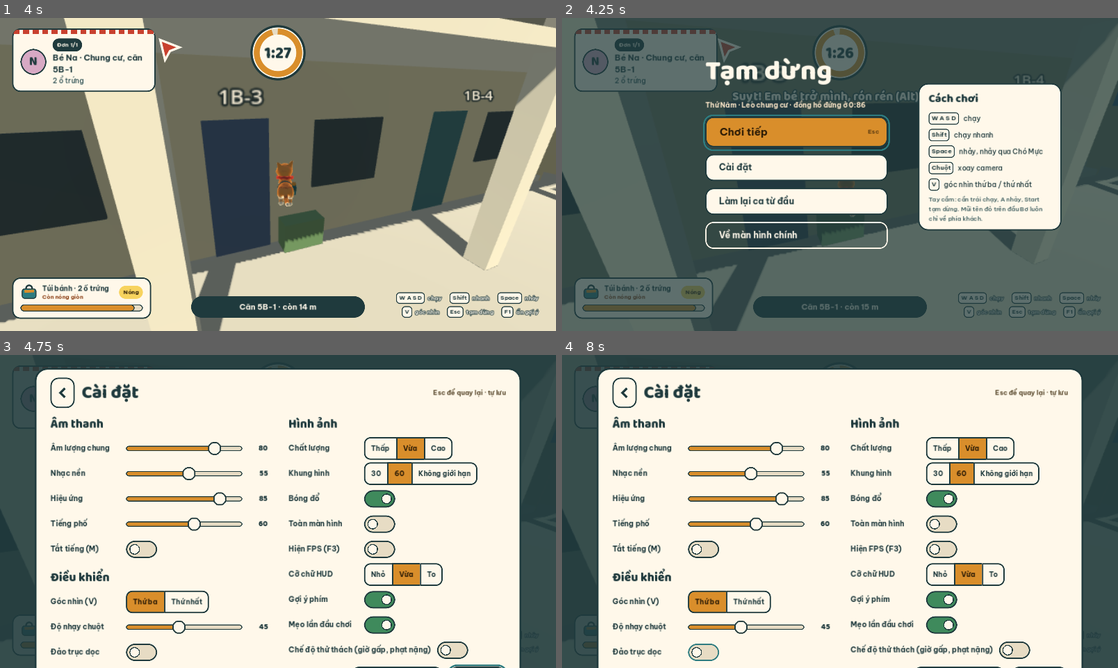
Above: before the commit, frames 1-4 (two rows, left to right).
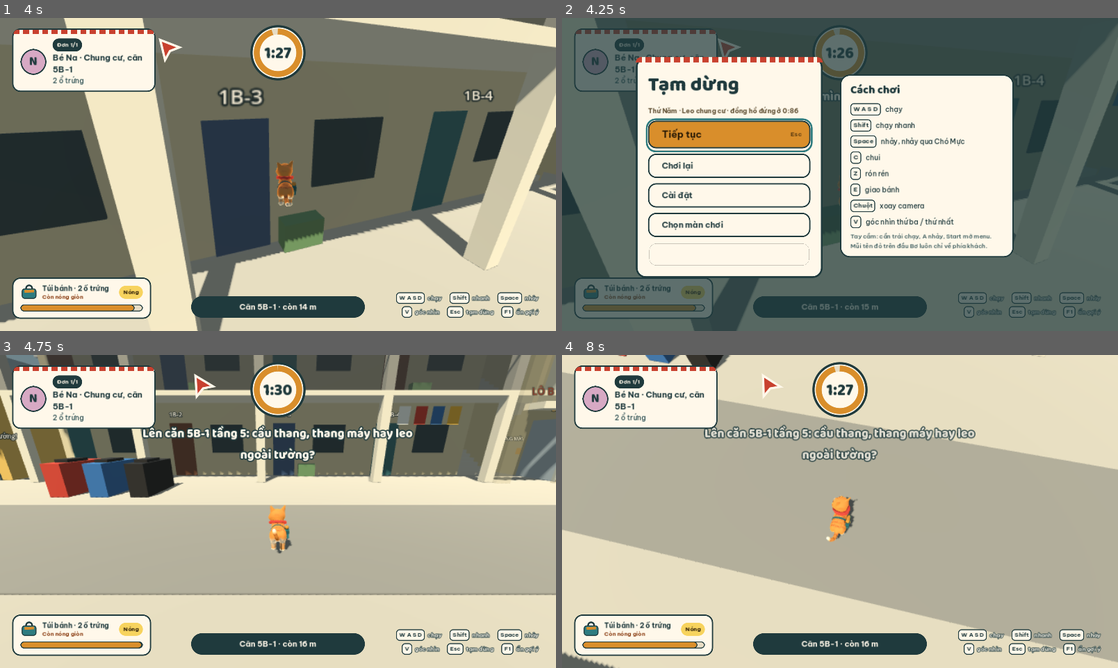
Above: after the commit, the same moments.

Repository: sangdaden/meo-giao-banh-mi
Game: Godot game, scene res://scenes/chung_cu.tscn
Two runs of this game, one before a commit and one after it. Both use one fixed random seed, a clock stepped at 60 frames per second and the inputs below. This scene is started directly instead of the project's main scene.
Inputs (mouse positions are in pixels of both pictures, inside the frame that each line leads up to):
- Up to frame 1 (4 s): tap Enter (ui_accept) at 0.5 s; move the mouse to (305, 174) at 0.52 s; hold W (move_forward) from 0.53 s (still down); tap E (deliver) at 0.6, 1.55, 2.1, 3.05, 3.8 s; click (305, 174) at 0.67 s; tap Space (jump) at 0.77, 1.52, 3.02, 3.77 s; move the mouse to (250, 174) at 1.27 s; tap Ctrl (crouch) at 1.35 s; click (250, 174) at 1.42 s; move the mouse to (289, 168) at 2.02 s; click (289, 168) at 2.17 s; move the mouse to (272, 180) at 2.77 s; tap Alt (sneak) at 2.85 s; click (272, 180) at 2.92 s; move the mouse to (316, 177) at 3.52 s; hold Shift (sprint) from 3.53 s (still down); click (316, 177) at 3.67 s
- Up to frame 2 (4.25 s): keep holding W (move_forward); keep holding Shift (sprint); tap Escape (pause) at 4.15 s
- Up to frame 3 (4.75 s): release W (move_forward) at 4.25 s; release Shift (sprint) at 4.25 s; click (166, 502) at 4.25 s, where only the run after the commit has a clickable "Chơi lại"
- Up to frame 4 (8 s): click (701, 549) at 5.02 s; click (701, 549) at 5.77 s; click (701, 652) at 6.52 s; click (701, 652) at 7.27 s

Frame 1 is identical in both runs. In frame 2, 34% of the frame differs, in the area x 13-90%, y 12-84%; in frame 3, 91%; in frame 4, 93%, in the area x 0-100%, y 0-100%.

Commit message:
Esc mở menu chung ở phố, bếp và leo chung cư
Thẻ giấy: Tiếp tục, Chơi lại, Cài đặt, Chọn màn chơi, Về trang chủ, kèm thẻ Cách chơi của từng màn.
Bếp bỏ thẻ Tạm dừng trơn, dùng chung menu và có Cài đặt. Đóng menu trả lại chế độ chuột trước đó.

Co-Authored-By: Claude Opus 5.5 (1M context) <noreply@anthropic.com>
Claude-Session: https://claude.ai/code/session_01XnGoVpmpcdk5u3SMY4s1yw

Diff:
--- a/scripts/hud.gd
+++ b/scripts/hud.gd
@@ -278,6 +278,7 @@
 
 
 var _pause_text := ""
+var _mouse_before := Input.MOUSE_MODE_CAPTURED  # chế độ chuột trước khi mở menu, đóng menu thì trả lại
 
 
 ## Dòng tóm tắt hiện dưới chữ "Tạm dừng" (vd. "Đơn 3/5 · Chị Mây · đồng hồ đứng ở 0:09").
@@ -292,12 +293,19 @@
 	var tree := get_tree()
 	tree.paused = not tree.paused
 	pause_screen.visible = tree.paused
-	if tree.paused and pause_info:
-		pause_info.text = info if info != "" else "%s · %s" % [order_chip.text, order_label.text]
+	if tree.paused:
+		_mouse_before = Input.mouse_mode
+		if pause_info:
+			if info == "" and order_chip:
+				info = "%s · %s" % [order_chip.text, order_label.text]
+			pause_info.text = info
+			pause_info.visible = info != ""
 		pause_screen.get_meta("first").grab_focus.call_deferred()
-	elif settings:
-		settings.visible = false
-	Input.mouse_mode = Input.MOUSE_MODE_VISIBLE if tree.paused else Input.MOUSE_MODE_CAPTURED
+		Input.mouse_mode = Input.MOUSE_MODE_VISIBLE
+	else:
+		if settings:
+			settings.visible = false
+		Input.mouse_mode = _mouse_before
 
 
 ## Kiểu cũ: một khối chữ. Màn chơi hiện dùng show_results.
@@ -719,44 +727,74 @@
 	return k
 
 
-func _build_pause() -> Control:
+const HELP_PHO := [["W A S D", "chạy"], ["Shift", "chạy nhanh"], ["Space", "nhảy, nhảy qua Chó Mực"],
+	["C", "chui"], ["Z", "rón rén"], ["E", "giao bánh"], ["Chuột", "xoay camera"], ["V", "góc nhìn thứ ba / thứ nhất"]]
+const HELP_NOTE_PHO := "Tay cầm: cần trái chạy, A nhảy, Start mở menu. Mũi tên đỏ trên đầu Bơ luôn chỉ về phía khách."
+
+
+## Menu Esc dùng chung cho phố, bếp và leo chung cư: thẻ giấy giữa màn hình với Tiếp tục, Chơi lại,
+## Cài đặt, Chọn màn chơi, Về trang chủ; bên phải là thẻ "Cách chơi" của màn đó.
+## Chơi lại phát restart_pressed (màn nào không nối thì tải lại cảnh); Chọn màn chơi phát menu_pressed.
+func _build_pause(help := HELP_PHO, note := HELP_NOTE_PHO) -> Control:
+	if settings == null:
+		settings = SettingsPanel.new()
+		settings.visible = false
+		root.add_child(settings)
+		settings.closed.connect(_on_settings_closed)
 	var scr := Control.new()
 	scr.set_anchors_preset(Control.PRESET_FULL_RECT)
 	var dim := ColorRect.new()
 	dim.color = Color(INK, 0.72)
 	scr.add_child(T.full_rect(dim))
 
+	var card := PanelContainer.new()
+	card.add_theme_stylebox_override("panel", T.box(PAPER, 22, 0, INK, 4, 8))
+	_place(card, 0.5, 0.5, Rect2(-470, -270, 430, 0))
+	scr.add_child(card)
+	var cv := VBoxContainer.new()
+	cv.add_theme_constant_override("separation", 0)
+	card.add_child(cv)
+	cv.add_child(T.stripe(12, 22))
+	var m := MarginContainer.new()
+	for side in ["left", "right"]:
+		m.add_theme_constant_override("margin_" + side, 28)
+	m.add_theme_constant_override("margin_top", 14)
+	m.add_theme_constant_override("margin_bottom", 26)
+	cv.add_child(m)
 	var col := VBoxContainer.new()
-	col.add_theme_constant_override("separation", 16)
-	_place(col, 0.5, 0.5, Rect2(-310, -290, 420, 560))
-	scr.add_child(col)
-	col.add_child(T.label("Tạm dừng", 64, PAPER, "display"))
-	pause_info = T.label("", 16, T.CREAM, "bold")
+	col.add_theme_constant_override("separation", 12)
+	m.add_child(col)
+	col.add_child(T.label("Tạm dừng", 46, INK, "display"))
+	pause_info = T.label("", 15, T.MUTED, "bold")
+	pause_info.autowrap_mode = TextServer.AUTOWRAP_WORD
 	col.add_child(pause_info)
-	var resume := T.button("  Chơi tiếp", "primary", 70, 24)
+	var resume := T.button("  Tiếp tục", "primary", 64, 22)
 	resume.pressed.connect(func(): toggle_pause())
 	col.add_child(resume)
 	_add_key_hint(resume, "Esc", T.ON_CRUST)
-	var st := T.button("  Cài đặt", "secondary", 62, 20)
+	var again := T.button("  Chơi lại", "secondary", 56, 19)
+	again.pressed.connect(_on_menu_restart)
+	col.add_child(again)
+	var st := T.button("  Cài đặt", "secondary", 56, 19)
 	st.pressed.connect(func(): settings.open())
 	col.add_child(st)
-	var again := T.button("  Làm lại ca từ đầu", "secondary", 62, 20)
-	again.pressed.connect(func(): restart_pressed.emit())
-	col.add_child(again)
-	var home := T.button("  Về màn hình chính", "ghost", 62, 20)
-	home.pressed.connect(func(): menu_pressed.emit())
+	var pick := T.button("  Chọn màn chơi", "secondary", 56, 19)
+	pick.pressed.connect(_on_menu_select)
+	col.add_child(pick)
+	var home := T.button("  Về trang chủ", "ghost", 56, 19)
+	home.pressed.connect(func(): PlayMode.go_home(get_tree()))
 	col.add_child(home)
 	scr.set_meta("first", resume)
 
-	var help := PanelContainer.new()
-	help.add_theme_stylebox_override("panel", T.box(PAPER, 22, 24, INK, 3, 6))
-	_place(help, 0.5, 0.5, Rect2(180, -210, 330, 0))
-	scr.add_child(help)
+	var helpc := PanelContainer.new()
+	helpc.add_theme_stylebox_override("panel", T.box(PAPER, 22, 24, INK, 3, 6))
+	_place(helpc, 0.5, 0.5, Rect2(0, -230, 400, 0))
+	scr.add_child(helpc)
 	var hv := VBoxContainer.new()
-	hv.add_theme_constant_override("separation", 10)
-	help.add_child(hv)
+	hv.add_theme_constant_override("separation", 9)
+	helpc.add_child(hv)
 	hv.add_child(T.label("Cách chơi", 26, INK, "display"))
-	for line in [["W A S D", "chạy"], ["Shift", "chạy nhanh"], ["Space", "nhảy, nhảy qua Chó Mực"], ["Chuột", "xoay camera"], ["V", "góc nhìn thứ ba / thứ nhất"]]:
+	for line in help:
 		var h := HBoxContainer.new()
 		h.add_theme_constant_override("separation", 10)
 		h.add_child(_keycap(line[0], 14))
@@ -764,11 +802,28 @@
 		l.size_flags_vertical = Control.SIZE_SHRINK_CENTER
 		h.add_child(l)
 		hv.add_child(h)
-	var note := T.label("Tay cầm: cần trái chạy, A nhảy, Start tạm dừng. Mũi tên đỏ trên đầu Bơ luôn chỉ về phía khách.", 14, Color("#2C4F52"))
-	note.autowrap_mode = TextServer.AUTOWRAP_WORD
-	note.custom_minimum_size.x = 280
-	hv.add_child(note)
+	if note != "":
+		var nl := T.label(note, 14, Color("#2C4F52"))
+		nl.autowrap_mode = TextServer.AUTOWRAP_WORD
+		nl.custom_minimum_size.x = 340
+		hv.add_child(nl)
+	T.wire_clicks(scr)
 	return scr
+
+
+func _on_menu_restart() -> void:
+	if restart_pressed.get_connections().is_empty():
+		get_tree().paused = false
+		get_tree().reload_current_scene()
+	else:
+		restart_pressed.emit()
+
+
+func _on_menu_select() -> void:
+	if menu_pressed.get_connections().is_empty():
+		PlayMode.back_to_menu(get_tree())
+	else:
+		menu_pressed.emit()
 
 
 func _add_key_hint(btn: Button, text: String, color: Color) -> void:
--- a/scripts/kitchen_hud.gd
+++ b/scripts/kitchen_hud.gd
@@ -222,7 +222,8 @@
 	start_text = start_screen.find_child("Body", true, false)
 	root.add_child(start_screen)
 
-	pause_screen = _overlay("Tạm dừng", "Nhấn Esc để làm tiếp.", "Làm tiếp", func(): toggle_pause())
+	pause_screen = _build_pause([["W A S D", "chạy trong bếp"], ["E", "làm việc ở trạm"], ["Space", "nhảy"],
+		["Chuột", "xoay camera, vuốt ở cận cảnh"]], "Thẻ cận cảnh góc phải chỉ phím cần bấm cho từng bước.")
 	pause_screen.visible = false
 	root.add_child(pause_screen)
 
@@ -241,12 +242,6 @@
 		n.visible = on
 	if not on:
 		step_panel.visible = false
-
-
-func toggle_pause() -> void:
-	var tree := get_tree()
-	tree.paused = not tree.paused
-	pause_screen.visible = tree.paused
 
 
 ## Công thức: dòng đầu là tiêu đề; dòng bắt đầu bằng "✓ " / "○ " thành việc có vòng đánh dấu;
--- a/scripts/play_mode.gd
+++ b/scripts/play_mode.gd
@@ -55,6 +55,13 @@
 	tree.change_scene_to_file(MENU_SCENE)
 
 
+## Về thẳng trang chủ (menu Esc > Về trang chủ), không mở màn Chọn màn.
+static func go_home(tree: SceneTree) -> void:
+	back_to_select = false
+	tree.paused = false
+	tree.change_scene_to_file(MENU_SCENE)
+
+
 ## Chơi xong bếp có đi giao tiếp không (chế độ "chỉ bếp" thì không).
 static func kitchen_only() -> bool:
 	return mode == Mode.KITCHEN
--- a/tools/chup_giao_dien.gd
+++ b/tools/chup_giao_dien.gd
@@ -168,4 +168,7 @@
 	kh.show_closeup("Chẻ dọc dưa leo", "bấm khi dao vào vùng xanh", 2, 3)
 	kh.set_closeup_meter(0.47, 0.52, 0.68)
 	await _shot("7_hud_bep")
+	kh.toggle_pause()
+	await _shot("7b_menu_esc_bep")
+	kh.toggle_pause()
 	quit()
